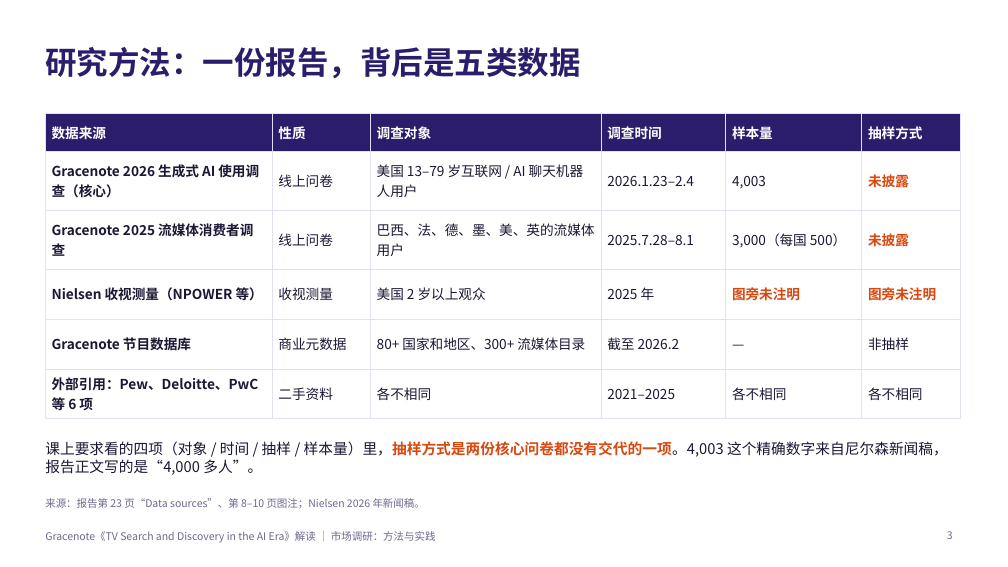
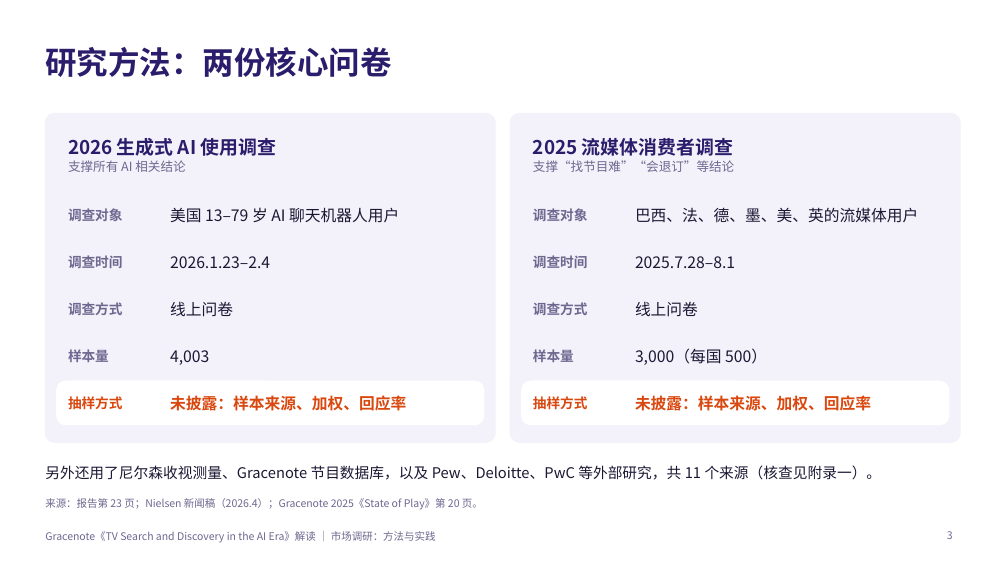
Before and after one commit to jayleo113/ppt, a slide deck: slide 3 of Gracenote_AI报告解读_课堂分享.pptx. Drawn at 1008x567 pixels with LibreOffice and Linux fonts; fonts in the diff are those of the drawing. Boxes give left, top, right and bottom in pixels: in the first picture for what was removed or moved away, otherwise in the second. Text is boxed around its words. In the diff, an @@ line names an element or a change of style, - is before the commit and + after.

```diff
--- a/Gracenote_AI报告解读_课堂分享.pptx
+++ b/Gracenote_AI报告解读_课堂分享.pptx
@@ title at bbox=[45, 47, 391, 77]: text changed @@
-研究方法：一份报告，背后是五类数据
+研究方法：两份核心问卷
@@ table removed at bbox=[45, 113, 960, 418], 6 rows, 6 columns @@
-数据来源 | 性质 | 调查对象 | 调查时间 | 样本量 | 抽样方式
-Gracenote 2026 生成式 AI 使用调查（核心） | 线上问卷 | 美国 13–79 岁互联网 / AI 聊天机器人用户 | 2026.1.23–2.4 | 4,003 | 未披露
-Gracenote 2025 流媒体消费者调查 | 线上问卷 | 巴西、法、德、墨、美、英的流媒体用户 | 2025.7.28–8.1 | 3,000（每国 500） | 未披露
-Nielsen 收视测量（NPOWER 等） | 收视测量 | 美国 2 岁以上观众 | 2025 年 | 图旁未注明 | 图旁未注明
-Gracenote 节目数据库 | 商业元数据 | 80+ 国家和地区、300+ 流媒体目录 | 截至 2026.2 | — | 非抽样
-外部引用：Pew、Deloitte、PwC 等 6 项 | 二手资料 | 各不相同 | 2021–2025 | 各不相同 | 各不相同
@@ rounded rectangle added at bbox=[45, 113, 495, 442], fill #F3F1FA, outline #F3F1FA 1 pt @@
@@ rounded rectangle added at bbox=[510, 113, 960, 442], fill #F3F1FA, outline #F3F1FA 1 pt @@
@@ text added at bbox=[68, 138, 277, 172], 18 pt, text #2B1D6B, bold @@
+2026 生成式 AI 使用调查
+支撑所有 AI 相关结论
@@ text added at bbox=[533, 138, 734, 172], 12 pt, text #6E6890 @@
+2025 流媒体消费者调查
+支撑“找节目难”“会退订”等结论
@@ text added at bbox=[68, 208, 122, 221], 13 pt, text #6E6890, bold @@
+调查对象
@@ text added at bbox=[170, 207, 399, 223], 15 pt, text #1C1733 @@
+美国 13–79 岁 AI 聊天机器人用户
@@ text added at bbox=[533, 208, 587, 221], 13 pt, text #6E6890, bold @@
+调查对象
@@ text added at bbox=[635, 207, 918, 223], 15 pt, text #1C1733 @@
+巴西、法、德、墨、美、英的流媒体用户
@@ text added at bbox=[68, 255, 122, 268], 13 pt, text #6E6890, bold @@
+调查时间
@@ text added at bbox=[170, 256, 270, 268], 15 pt, text #1C1733 @@
+2026.1.23–2.4
@@ text added at bbox=[533, 255, 587, 268], 13 pt, text #6E6890, bold @@
+调查时间
@@ text added at bbox=[635, 256, 735, 268], 15 pt, text #1C1733 @@
+2025.7.28–8.1
@@ text added at bbox=[68, 302, 122, 315], 13 pt, text #6E6890, bold @@
+调查方式
@@ text added at bbox=[170, 301, 233, 317], 15 pt, text #1C1733 @@
+线上问卷
@@ text added at bbox=[533, 302, 587, 315], 13 pt, text #6E6890, bold @@
+调查方式
@@ text added at bbox=[635, 301, 698, 317], 15 pt, text #1C1733 @@
+线上问卷
@@ text added at bbox=[68, 349, 109, 362], 13 pt, text #6E6890, bold @@
+样本量
@@ text added at bbox=[170, 350, 209, 365], 15 pt, text #1C1733 @@
+4,003
@@ text added at bbox=[533, 349, 574, 362], 13 pt, text #6E6890, bold @@
+样本量
@@ text added at bbox=[635, 348, 767, 365], 15 pt, text #1C1733 @@
+3,000（每国 500）
@@ rounded rectangle added at bbox=[57, 381, 484, 425], fill #FFFFFF, outline #FFFFFF 1 pt @@
@@ rounded rectangle added at bbox=[522, 381, 949, 425], fill #FFFFFF, outline #FFFFFF 1 pt @@
@@ text added at bbox=[68, 396, 122, 409], 13 pt, text #D9480F, bold @@
+抽样方式
@@ text added at bbox=[170, 395, 406, 411], 15 pt, text #D9480F, bold @@
+未披露：样本来源、加权、回应率
@@ text added at bbox=[533, 396, 587, 409], 13 pt, text #D9480F, bold @@
+抽样方式
@@ text added at bbox=[635, 395, 871, 411], 15 pt, text #D9480F, bold @@
+未披露：样本来源、加权、回应率
@@ text removed at bbox=[45, 441, 948, 475] @@
-课上要求看的四项（对象 / 时间 / 抽样 / 样本量）里，抽样方式是两份核心问卷都没有交代的一项。4,003 这个精确数字来自尼尔森新闻稿，报告正文写的是“4,000 多人”。
@@ text added at bbox=[45, 465, 882, 480], 14 pt, text #1C1733 @@
+另外还用了尼尔森收视测量、Gracenote 节目数据库，以及 Pew、Deloitte、PwC 等外部研究，共 11 个来源（核查见附录一）。
@@ text at bbox=[45, 498, 483, 510]: text changed @@
-来源：报告第 23 页“Data sources”、第 8–10 页图注；Nielsen 2026 年新闻稿。
+来源：报告第 23 页；Nielsen 新闻稿（2026.4）；Gracenote 2025《State of Play》第 20 页。
```
Also in this commit, not shown: 7 other slides changed, 4 slides added, 8 slides removed, 4 other files.
